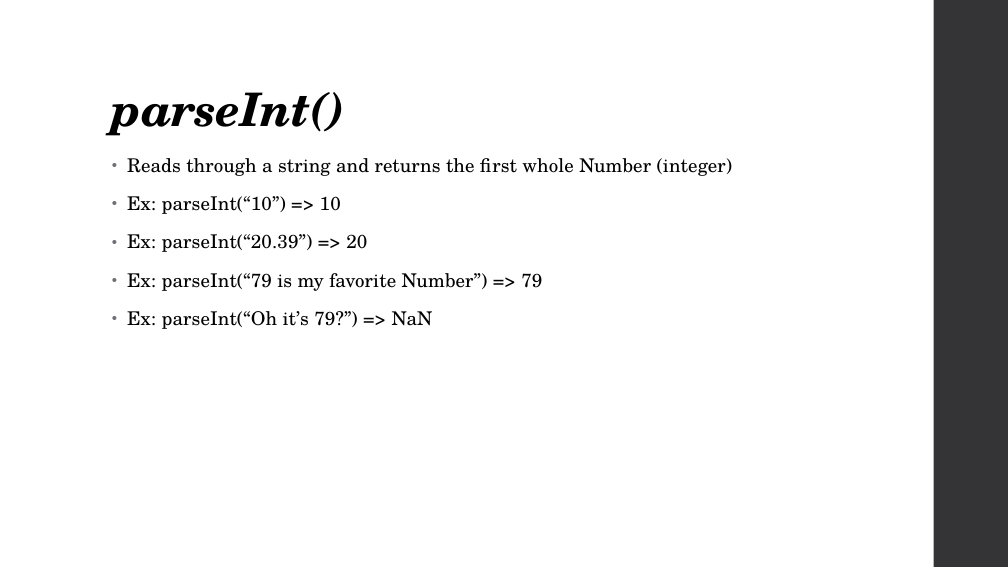
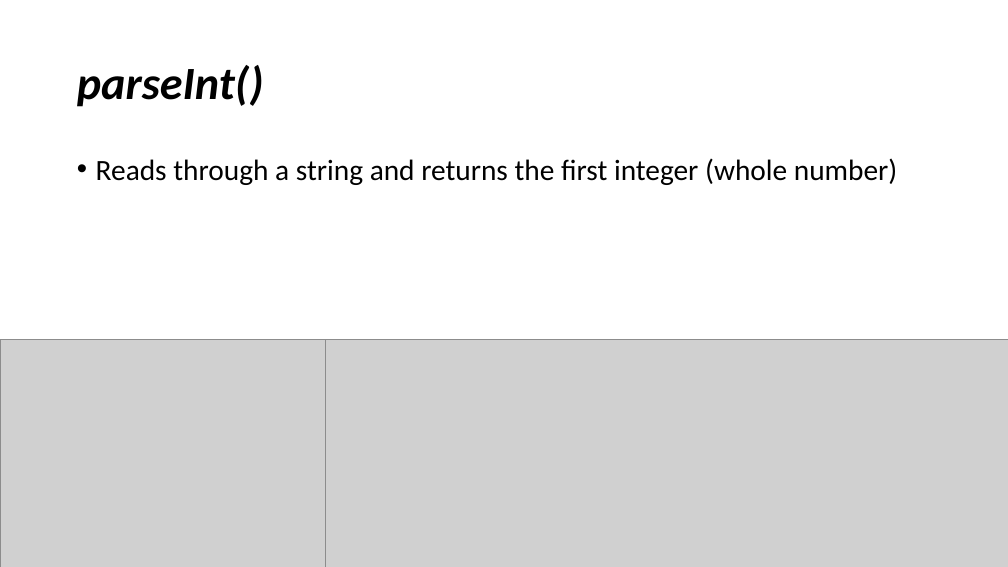
Before and after one commit to YWCANWIL-TechLab/Module4-DataTypes-Day1, a slide deck: slide 24 of slides/Numbers.pptx (slide 19 before the commit). Drawn at 1008x567 pixels with LibreOffice and Linux fonts; fonts in the diff are those of the drawing; grey boxes stand for pictures. Boxes give left, top, right and bottom in pixels: in the first picture for what was removed or moved away, otherwise in the second. Text is boxed around its words. In the diff, an @@ line names an element or a change of style, - is before the commit and + after.

Commit message:
Updated Numbers PowerPoint

```diff
--- a/slides/Numbers.pptx
+++ b/slides/Numbers.pptx
@@ rectangle removed at box(934, 0, 1008, 567) @@
@@ title "parseInt()": place and size @@
-title "parseInt()" at box(112, 92, 347, 136)
+title "parseInt()" at box(77, 65, 264, 107)
@@ title "parseInt()" at box(77, 65, 264, 107): font TeX Gyre Schola to Calibri, letter spacing -0.5 to 0 pt; vertical alignment bottom to middle @@
@@ text at box(96, 158, 897, 185): text changed; size 18 to 28 pt; font TeX Gyre Schola to Calibri @@
-• Reads through a string and returns the first whole Number (integer)
-• Ex: parseInt(“10”) => 10
-• Ex: parseInt(“20.39”) => 20
-• Ex: parseInt(“79 is my favorite Number”) => 79
-• Ex: parseInt(“Oh it’s 79?”) => NaN
+• Reads through a string and returns the first integer (whole number)
@@ picture added at box(0, 340, 327, 567) @@
@@ picture added at box(325, 340, 1008, 567) @@
```
Also in this commit, not shown: 21 other slides changed, 5 slides added, 1 other file.
